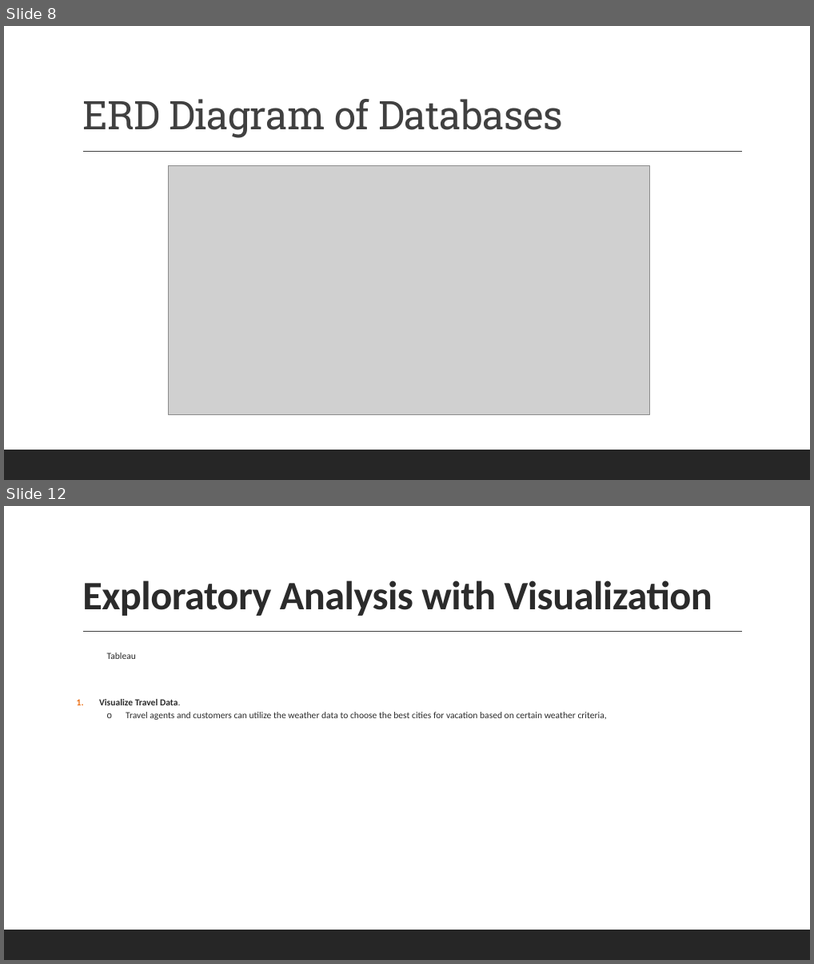
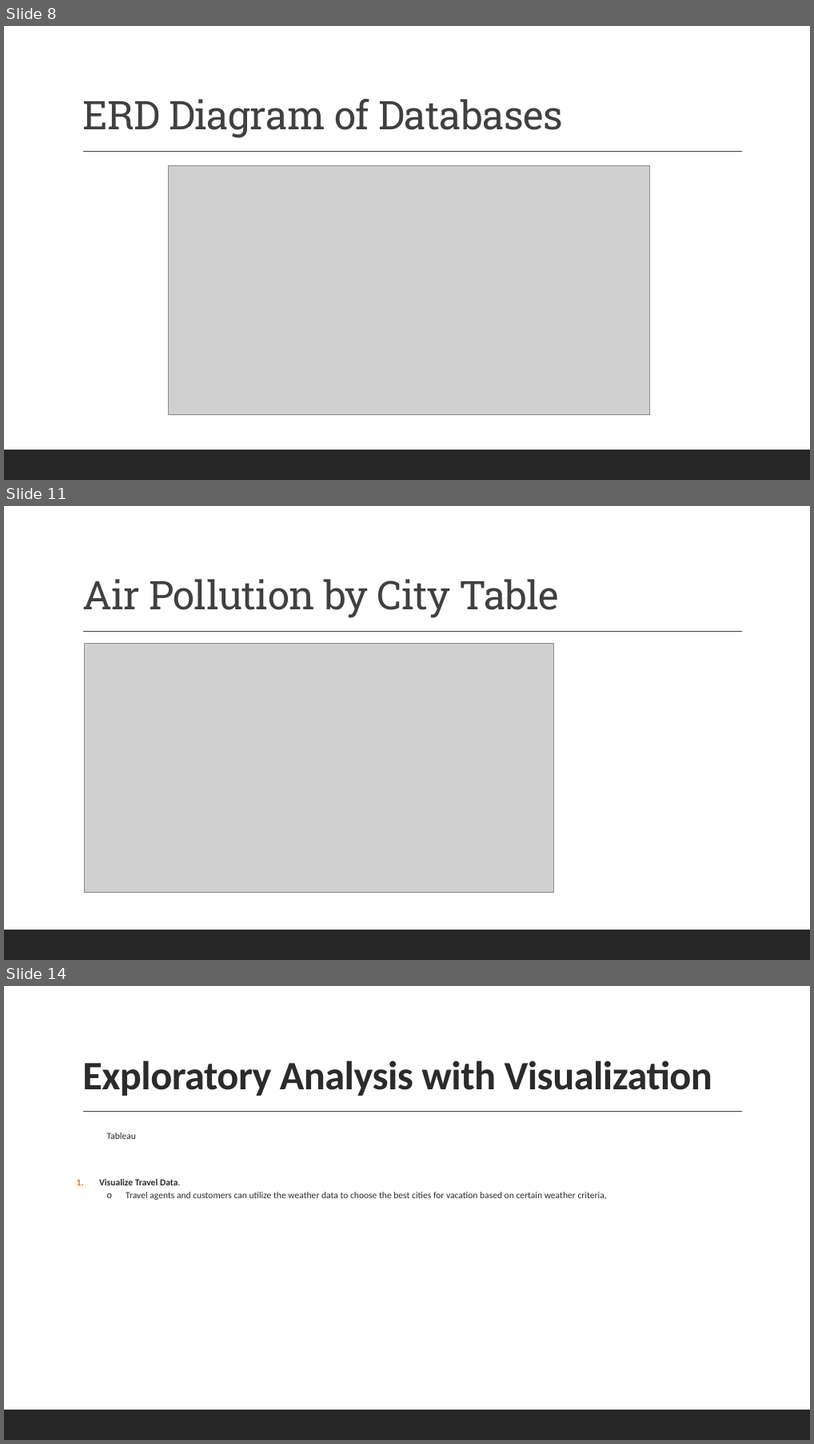
Before and after one commit to LouFoster/Group-C_FinalProject, a slide deck: C-Group v2.pptx. Shown one above the other, each under a label of ours: slides 8 and 12 before the commit, slides 8, 11 and 14 after it; the slides between them are not shown. The pictures are 814x964 and 814x1444 pixels, drawn with LibreOffice and Linux fonts; fonts in the diff are those of the drawing; grey boxes stand for pictures. Boxes give left, top, right and bottom in pixels: in the first picture for what was removed or moved away, otherwise in the second. Text is boxed around its words. In the diff, an @@ line names an element or a change of style, - is before the commit and + after.

```diff
--- a/C-Group v2.pptx
+++ b/C-Group v2.pptx
@@ slide 11 added at bbox=[4, 506, 810, 960], background #FFFFFF; not listed: 2 template elements that a slide beside it also shows @@
@@ title added at bbox=[82, 579, 559, 618], 47 pt, text #404040 @@
+Air Pollution by City Table
@@ picture added at bbox=[85, 644, 554, 892] @@
@@ what was slide 12 is now slide 14 @@
```
Also in this commit, not shown: 1 slide changed, 3 other slides added, 2 slides removed.
